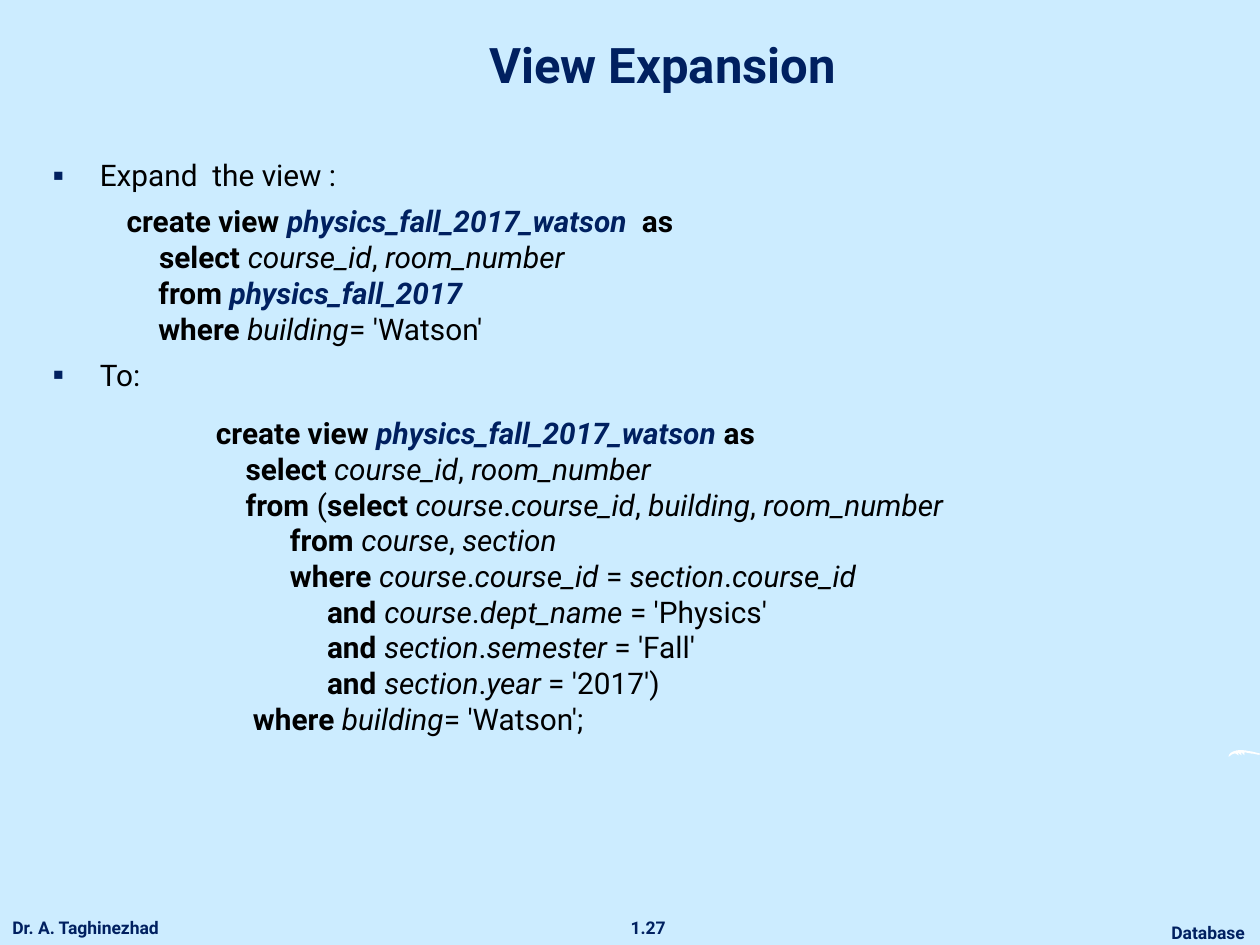
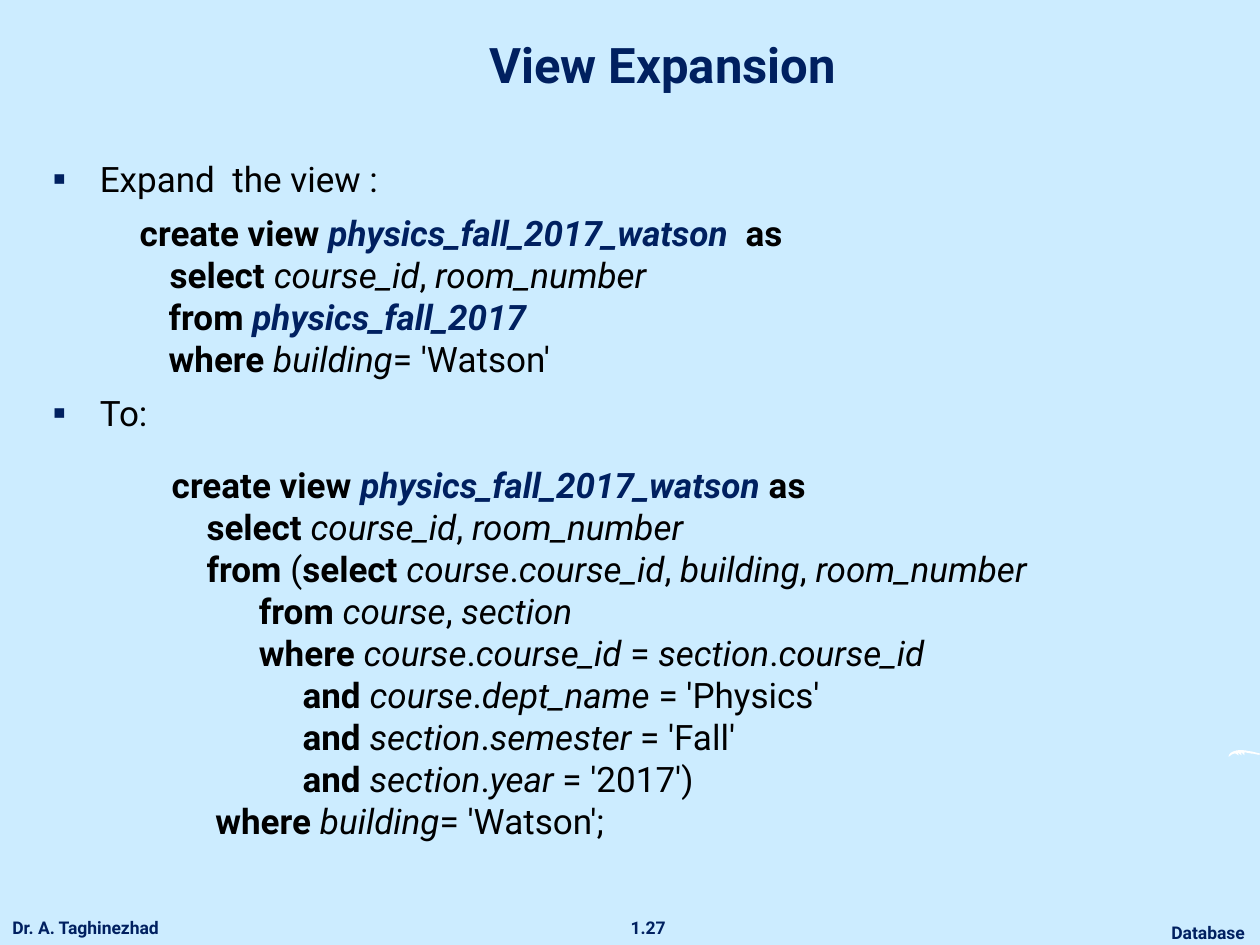
Before and after one commit to ataghinezhad/ataghinezhad.github.io, a slide deck: slide 27 of courses/downloads/temp/Database_Lec4.pptx. Drawn at 1260x945 pixels with LibreOffice and Linux fonts; fonts in the diff are those of the drawing; background and template pictures are left out. Boxes give left, top, right and bottom in pixels: in the first picture for what was removed or moved away, otherwise in the second. Text is boxed around its words. In the diff, an @@ line names an element or a change of style, - is before the commit and + after.

```diff
--- a/courses/downloads/temp/Database_Lec4.pptx
+++ b/courses/downloads/temp/Database_Lec4.pptx
@@ text "Expand the view :" at [100,165,783,427]: size 17 to 20 pt; more space between paragraphs @@
@@ text "create view physics_fall_2017_watson as": place and size @@
-text "create view physics_fall_2017_watson as" at [216,421,942,737]
+text "create view physics_fall_2017_watson as" at [172,471,1027,842]
@@ text "create view physics_fall_2017_watson as" at [172,471,1027,842]: size 17 to 20 pt @@
```
Also in this commit, not shown: 39 other slides changed, 2 slides added, 1 slide removed, 1 other file.
